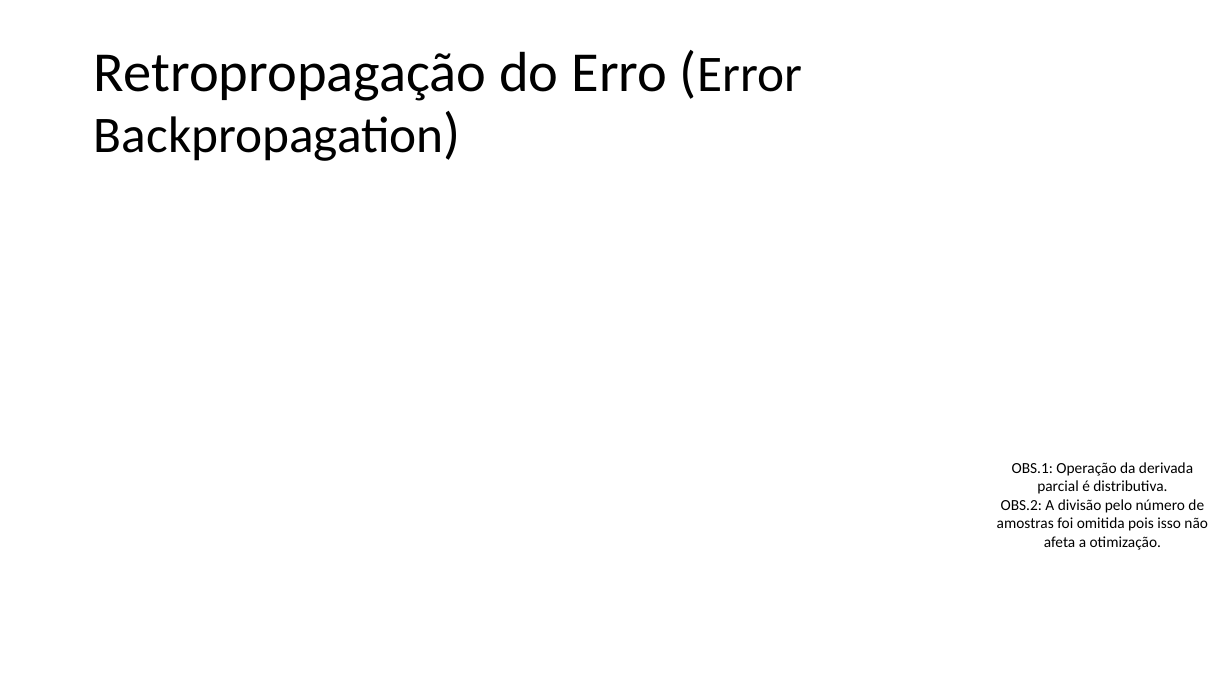
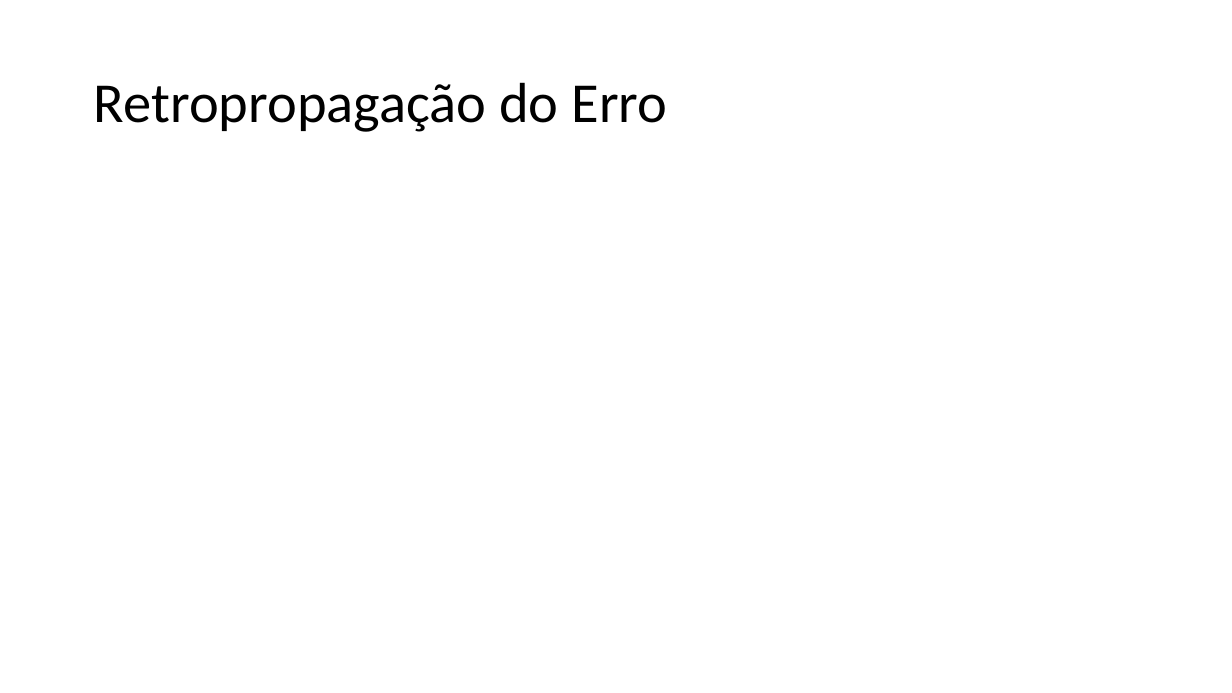
Before and after one commit to zz4fap/t320_aprendizado_de_maquina, a slide deck: slide 17 of slides/T320_Redes_Neurais_Artificiais (Parte III).pptx (slide 14 before the commit). Drawn at 1232x693 pixels with LibreOffice and Linux fonts; fonts in the diff are those of the drawing; grey boxes stand for pictures. Boxes give left, top, right and bottom in pixels: in the first picture for what was removed or moved away, otherwise in the second. Text is boxed around its words. In the diff, an @@ line names an element or a change of style, - is before the commit and + after.

```diff
--- a/slides/T320_Redes_Neurais_Artificiais (Parte III).pptx
+++ b/slides/T320_Redes_Neurais_Artificiais (Parte III).pptx
@@ title at (94,82,667,132): text changed @@
-Retropropagação do Erro (Error Backpropagation)
+Retropropagação do Erro
@@ text removed at (997,462,1208,550) @@
-OBS.1: Operação da derivada parcial é distributiva.
-OBS.2: A divisão pelo número de amostras foi omitida pois isso não afeta a otimização.
```
Also in this commit, not shown: 8 other slides changed, 8 slides added, 1 slide removed.
